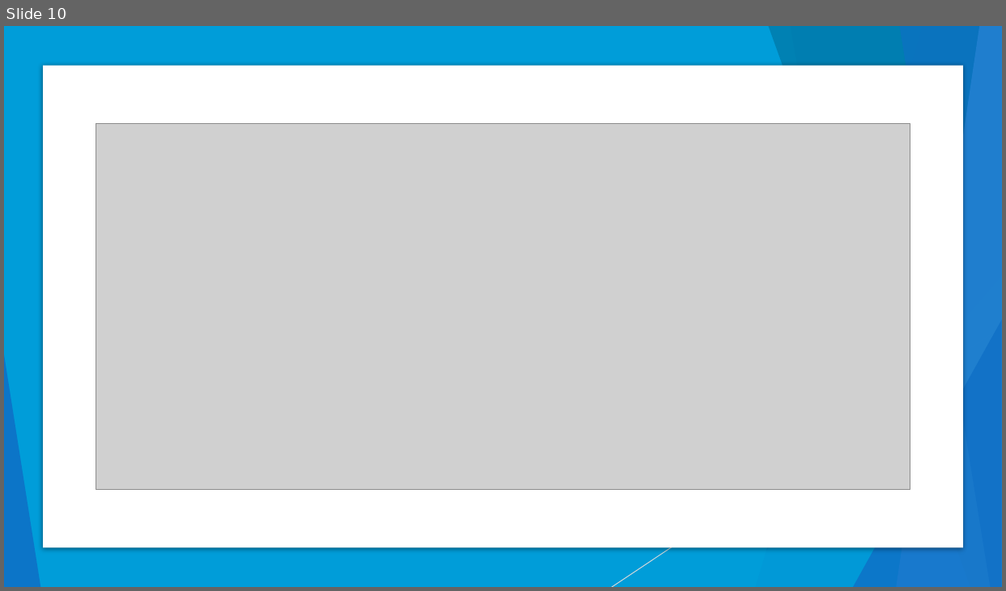
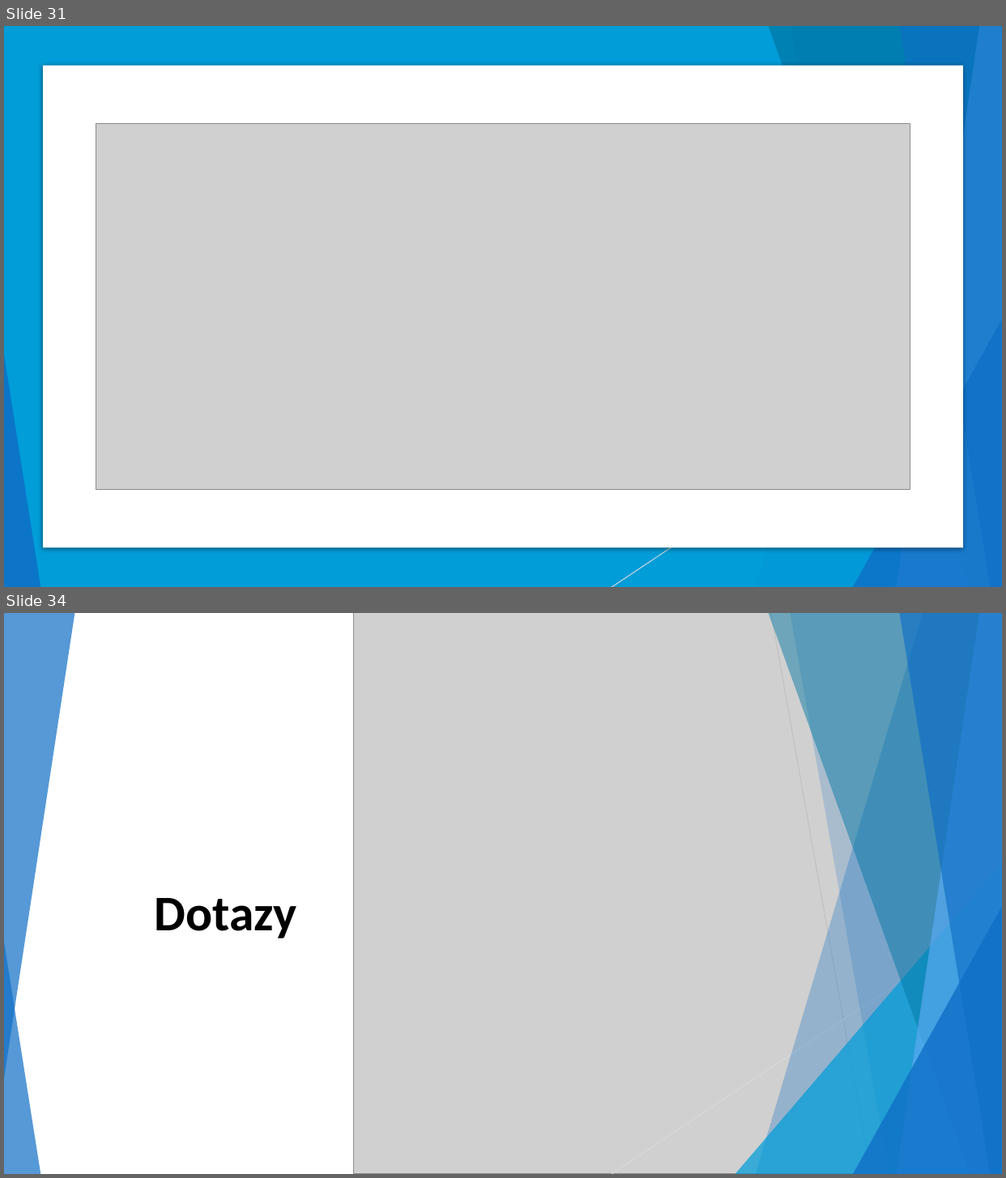
Before and after one commit to Kropi11/Maturitni-zkouska, a slide deck: Dlouhodoba maturitni prace/DMP-prezentace.pptx. Shown one above the other, each under a label of ours: slide 10 before the commit, slides 31 and 34 after it; the slides between them are not shown. The pictures are 1006x591 and 1006x1178 pixels, drawn with LibreOffice and Linux fonts; fonts in the diff are those of the drawing; grey boxes stand for pictures. Boxes give left, top, right and bottom in pixels: in the first picture for what was removed or moved away, otherwise in the second. Text is boxed around its words. In the diff, an @@ line names an element or a change of style, - is before the commit and + after.

```diff
--- a/Dlouhodoba maturitni prace/DMP-prezentace.pptx
+++ b/Dlouhodoba maturitni prace/DMP-prezentace.pptx
@@ slide 34 added at box(4, 613, 1002, 1174), background #FFFFFF; not listed: 10 template elements that a slide beside it also shows @@
@@ picture added at box(354, 613, 1002, 1174) @@
@@ freeform shape added at box(756, 613, 1002, 1174), fill #0F6FC6 at 30% opacity @@
@@ freeform shape added at box(769, 613, 1002, 1174), fill #0076A3 at 47% opacity @@
@@ line added from (771, 613) to (871, 1174), #BFBFBF 0.75 pt @@
@@ freeform shape added at box(790, 613, 1002, 1174), fill #0F6FC6 at 20% opacity @@
@@ freeform shape added at box(897, 613, 1002, 1174), fill #59AAF2 at 70% opacity @@
@@ freeform shape added at box(899, 613, 1002, 1174), fill #0F6FC6 at 65% opacity @@
@@ triangle added at box(735, 862, 1002, 1174), fill #009DD9 at 72% opacity @@
@@ title added at box(155, 898, 297, 939), 48 pt, text #000000, bold @@
+Dotazy
@@ line added from (1002, 914) to (612, 1174), #D9D9D9 0.75 pt @@
@@ group added at box(4, 613, 1002, 1174): 6 freeform shapes, 2 lines, 2 triangles @@
@@ triangle added at box(853, 907, 1002, 1174), fill #0F6FC6 at 80% opacity @@
@@ what was slide 10 is now slide 31 @@
```
Also in this commit, not shown: 27 other slides added, 4 slides removed.
